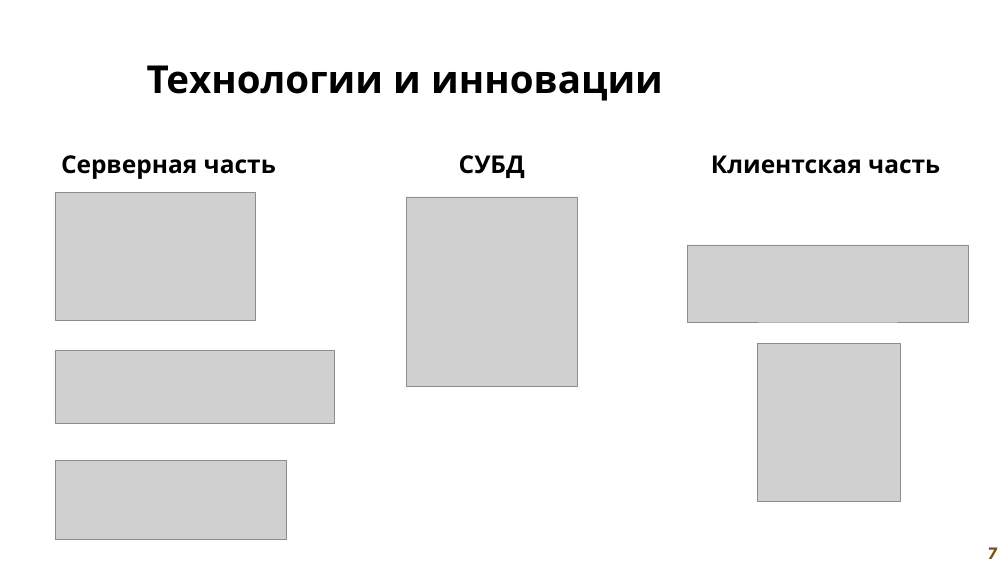
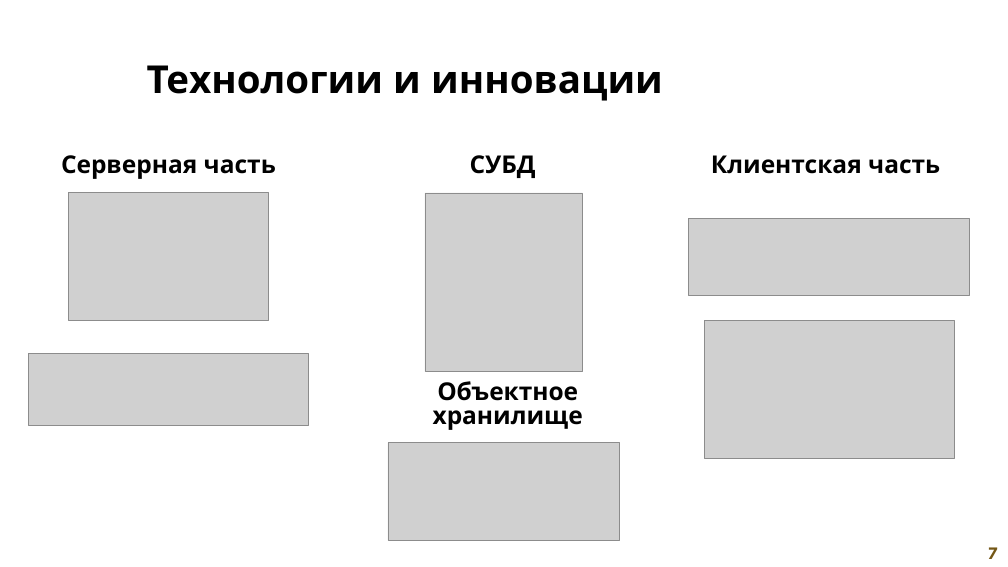
Before and after one commit to SanyaElis/ConfectioneryCostTracker, a slide deck: slide 7 of documentation/Презентация продукта.pptx. Drawn at 1008x567 pixels with LibreOffice and Linux fonts; fonts in the diff are those of the drawing; grey boxes stand for pictures. Boxes give left, top, right and bottom in pixels: in the first picture for what was removed or moved away, otherwise in the second. Text is boxed around its words. In the diff, an @@ line names an element or a change of style, - is before the commit and + after.

```diff
--- a/documentation/Презентация продукта.pptx
+++ b/documentation/Презентация продукта.pptx
@@ text "СУБД": place and size @@
-text "СУБД" at <box>459,155,525,178</box>
+text "СУБД" at <box>470,155,536,178</box>
@@ picture: place and size @@
-picture at <box>55,193,255,321</box>
+picture at <box>69,193,268,321</box>
@@ picture: place and size @@
-picture at <box>406,197,578,386</box>
+picture at <box>425,193,582,371</box>
@@ picture: place and size @@
-picture at <box>687,245,968,322</box>
+picture at <box>689,219,969,295</box>
@@ picture added at <box>704,321,954,458</box> @@
@@ picture: place and size @@
-picture at <box>55,351,335,423</box>
+picture at <box>29,353,309,425</box>
@@ picture removed at <box>757,343,901,501</box> @@
@@ text added at <box>433,381,583,430</box>, 28 pt, text #000000, bold @@
+Объектное
+хранилище
@@ picture added at <box>388,443,619,541</box> @@
@@ picture removed at <box>55,461,286,539</box> @@
```
Also in this commit, not shown: 13 other slides changed, 1 slide removed, 1 other file.
